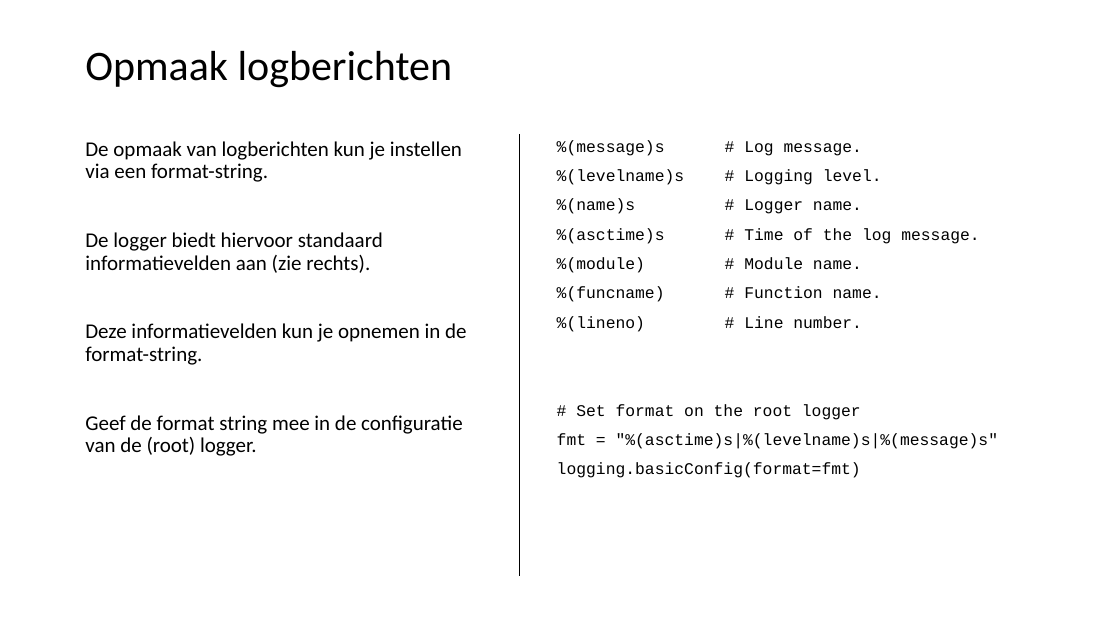
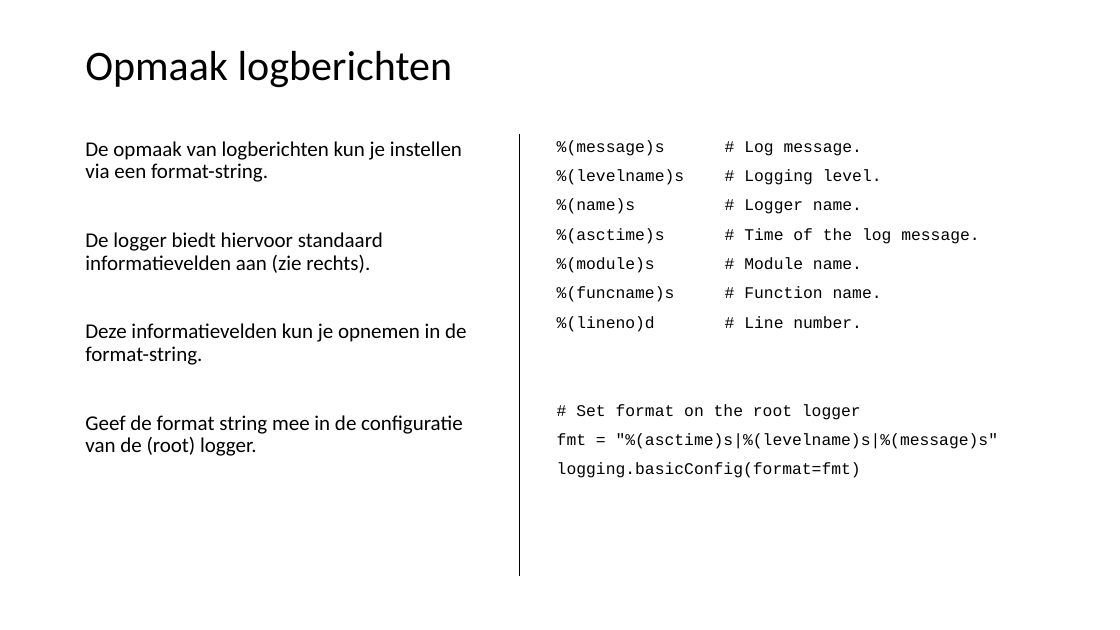
Before and after one commit to LFKoning/knowledge-sharing, a slide deck: slide 29 of python_trainees/2_production_code/python_traineeship_2.pptx. Drawn at 1120x630 pixels with LibreOffice and Linux fonts; fonts in the diff are those of the drawing. Boxes give left, top, right and bottom in pixels: in the first picture for what was removed or moved away, otherwise in the second. Text is boxed around its words. In the diff, an @@ line names an element or a change of style, - is before the commit and + after.

```diff
--- a/python_trainees/2_production_code/python_traineeship_2.pptx
+++ b/python_trainees/2_production_code/python_traineeship_2.pptx
@@ text at <box>557,257,882,332</box>: text changed @@
-%(module) # Module name.
-%(funcname) # Function name.
-%(lineno) # Line number.
+%(module)s # Module name.
+%(funcname)s # Function name.
+%(lineno)d # Line number.
```
Also in this commit, not shown: 7 other slides changed, 4 other files.
